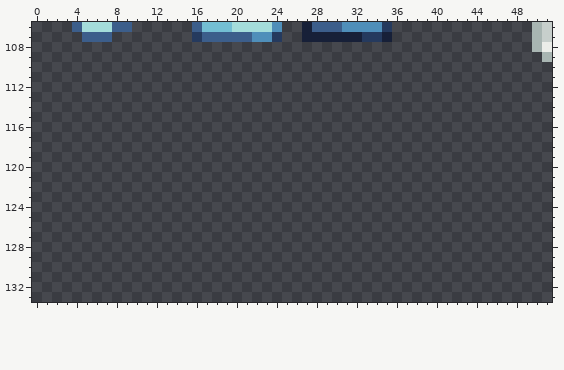
Pixel-art file: Asesprite/Blubbie/Blubbie.aseprite. The picture above is the old version.
256x256 pixels, 1 frame. Shown: x 0..51, y 106..133.
The result:
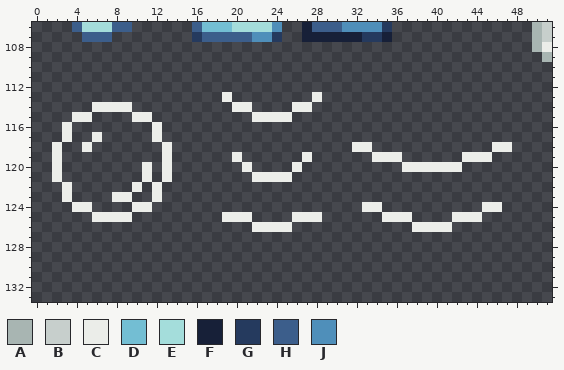
Palette (. is transparent): A #a8b5b2  B #c7cfcc  C #ebede9  D #73bed3  E #a4dddb  F #172038  G #253a5e  H #3c5e8b  J #4f8fba
Changes in this commit:
Changed rows in their new state; - is an unchanged pixel.
first column x 2:
113 -----------------C--------C-------------------
114 ----CCCC----------CC----CC--------------------
115 --CC----CC----------CCCC----------------------
116 -C--------C-----------------------------------
117 -C--C-----C-----------------------------------
118 C--C-------C------------------CC------------CC
119 C----------C------C------C------CCC------CCC--
120 C--------C-C-------C----C----------CCCCCC-----
121 C--------C-C--------CCCC----------------------
122 -C------C-C-----------------------------------
123 -C----CC--C-----------------------------------
124 --CC----CC---------------------CC----------CC-
125 ----CCCC---------CCC----CCC------CCC----CCC---
126 --------------------CCCC------------CCCC------
Changed places in both pictures, as pixel boxes (x1, y1, x2, y2):
added: (222, 92, 512, 232)
added: (52, 102, 172, 222)
